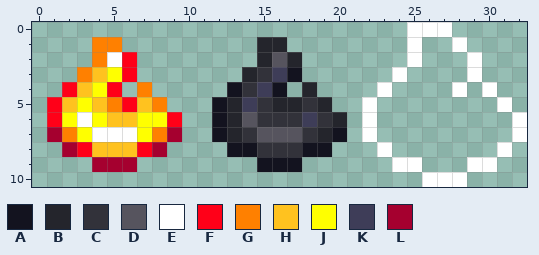
A pixel-art sprite gets an edit: Assets/Textures/AreaEffectsToggle.png. This is how it looked before the edit.
The file is 66x22 pixels, drawn in blocks of 2x2; one block is one cell here. Colours within 5 levels of each other are drawn and written as one.
Palette (. is transparent): A #13131f  B #24252c  C #32323a  D #56545e  E #ffffff  F #ff0018  G #ff8000  H #ffc21f  J #ffff00  K #3e3d58  L #a5002f
Pixels before, first column x 1:
 0 ........................EEE.....
 1 ...GG.........BB........E..E....
 2 ...GEF........BDB.......E...E...
 3 ..GHJF.......BCKA......E....E...
 4 .FHJF.G.....ACKA.B....E....E.E..
 5 FHJHGFHG...ABKCBBCB..E........E.
 6 FJEJHHJJF..ABDCCCKCB.E.........E
 7 LGJEEEJGL..ABCDDDCBA.E.........E
 8 .LFHHHFL....AACCCAA...E.......E.
 9 ...LLL........AAA......EE...EE..
10 .........................EEE....
Once edited:
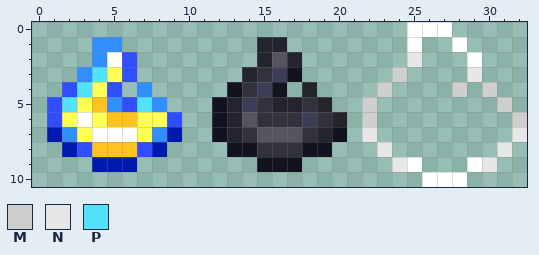
Colours new in this view: M #cfcfcf  N #e7e7e7  P #51e2ff
Change:
Colour F changes from #ff0018 to #304eff.
Colour G changes from #ff8000 to #308fff.
Colour J changes from #ffff00 to #ffff56.
Colour L changes from #a5002f to #001aaf.
Colour E gives way to colour M in row 3 at x 24; in row 4 at x 23, 28 and 30; in row 5 at x 22 and 31; in row 6 at x 22 and 32.
Colour E gives way to colour N in row 2 at x 25; in row 3 at x 29; in row 7 at x 22 and 32; in row 8 at x 23 and 31; in row 9 at x 24 and 30.
Colour H gives way to colour P in row 3 at x 4; in row 4 at x 3; in row 5 at x 2 and 7.
